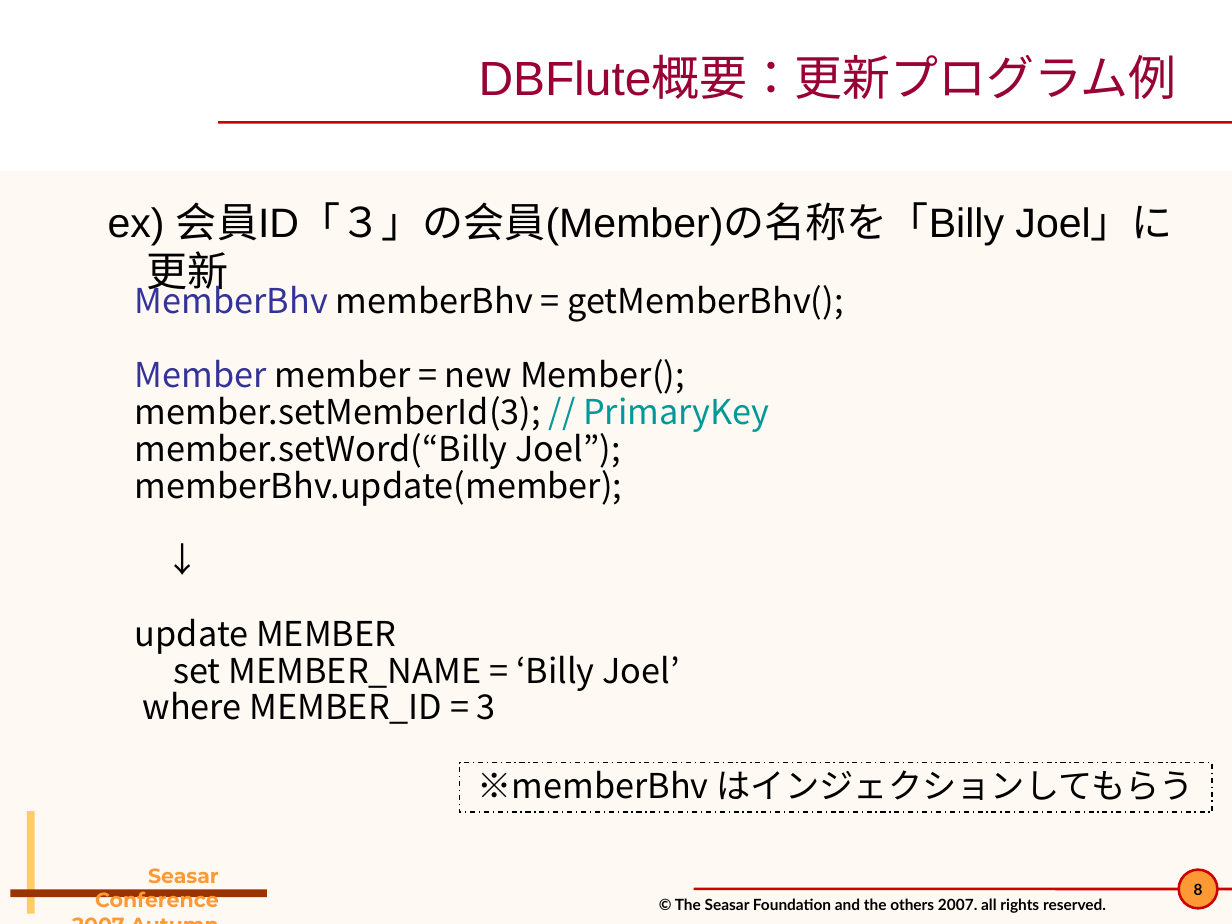
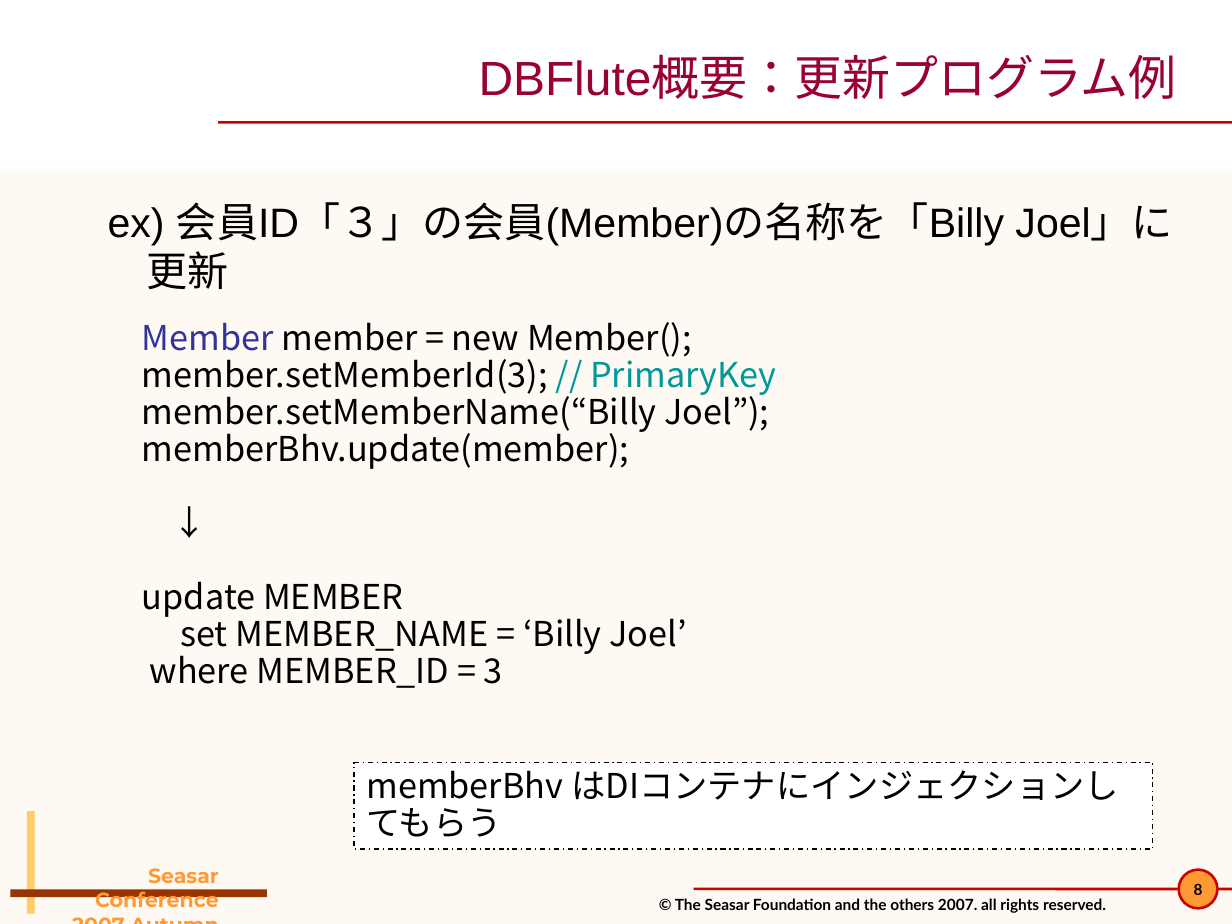
Before and after one commit to seasarorg/dbflute, a slide deck: slide 8 of dbflute/etc/doc/pres/sc2007a_2-DBFlute.ppt. Drawn at 1232x924 pixels with LibreOffice and Linux fonts; fonts in the diff are those of the drawing; background and template pictures are left out. Boxes give left, top, right and bottom in pixels: in the first picture for what was removed or moved away, otherwise in the second. Text is boxed around its words. In the diff, an @@ line names an element or a change of style, - is before the commit and + after.

```diff
--- a/dbflute/etc/doc/pres/sc2007a_2-DBFlute.ppt
+++ b/dbflute/etc/doc/pres/sc2007a_2-DBFlute.ppt
@@ text "Member member = new Member();": place and size @@
-text "Member member = new Member();" at box(135, 279, 843, 724)
+text "Member member = new Member();" at box(142, 322, 776, 688)
@@ text at box(135, 279, 843, 322): paragraph removed @@
-  MemberBhv memberBhv = getMemberBhv();
@@ text at box(142, 390, 769, 434): text changed @@
-  member.setWord(“Billy Joel”);
+  member.setMemberName(“Billy Joel”);
@@ rectangle added at box(354, 763, 1152, 849), fill #FFFFFF, outline #000000 0.74 pt dashed, 20 pt, text #000000 @@
+memberBhv はDIコンテナにインジェクションしてもらう
@@ rectangle removed at box(460, 763, 1212, 812) @@
-※memberBhv はインジェクションしてもらう
```
Also in this commit, not shown: 32 other slides changed, 1 slide added, 2 other files.
